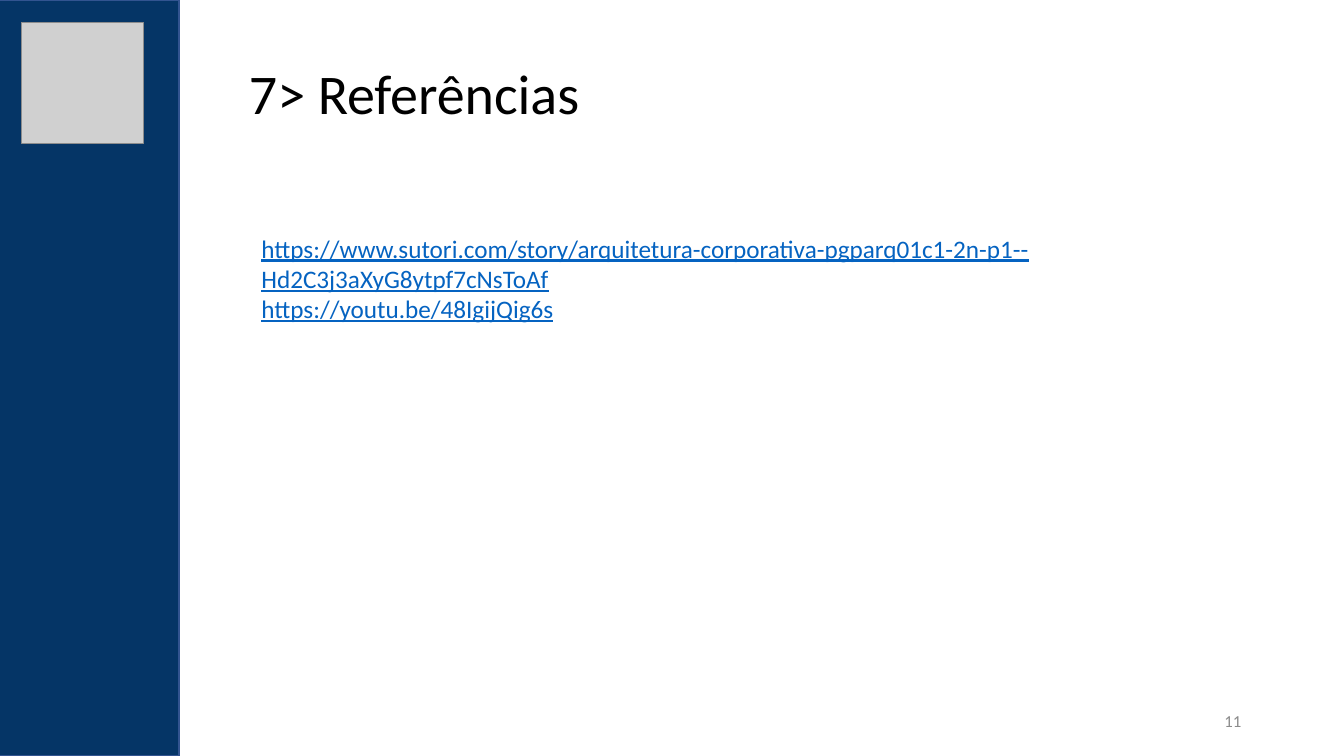
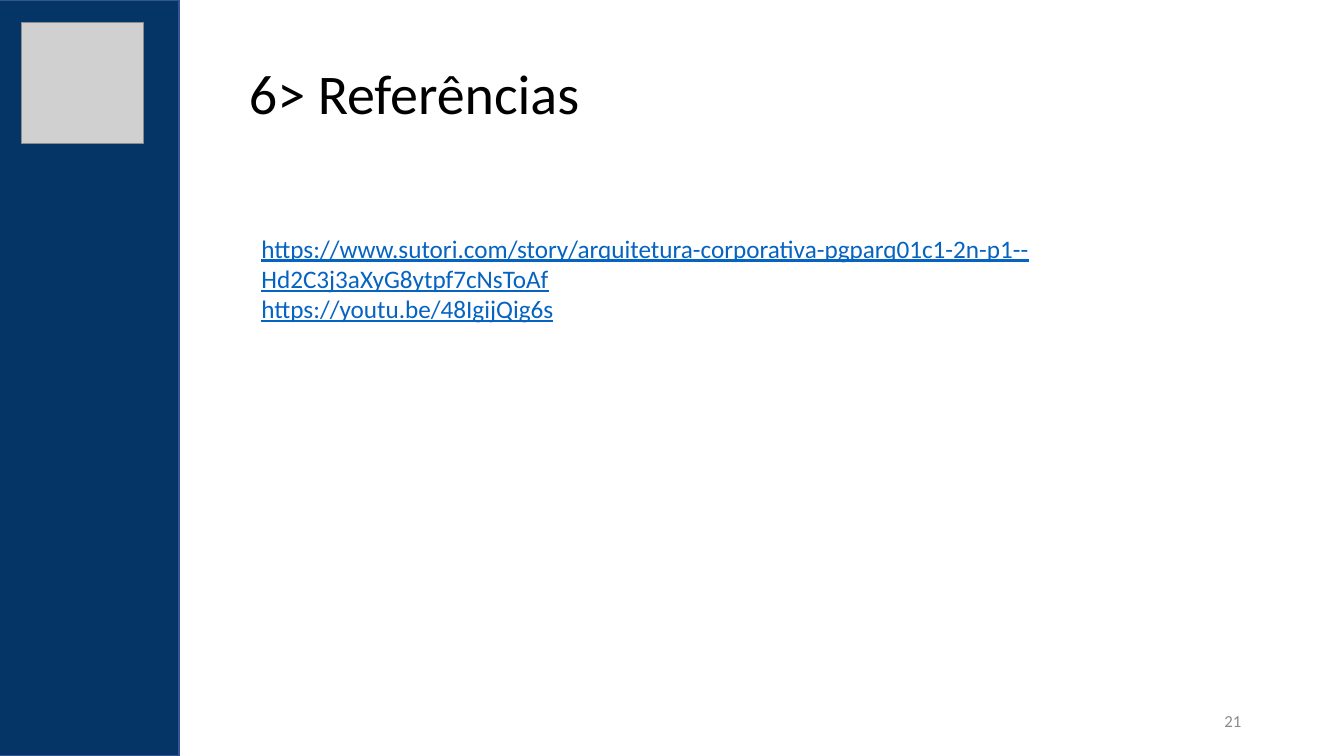
Before and after one commit to rodrigogermano/InfNetArquiteturaCorporativa, a slide deck: slide 21 of Apresentacao/PGPARQ01C1-2N-P1-projeto-final.pptx (slide 11 before the commit). Drawn at 1344x756 pixels with LibreOffice and Linux fonts; fonts in the diff are those of the drawing; grey boxes stand for pictures. Boxes give left, top, right and bottom in pixels: in the first picture for what was removed or moved away, otherwise in the second. Text is boxed around its words. In the diff, an @@ line names an element or a change of style, - is before the commit and + after.

```diff
--- a/Apresentacao/PGPARQ01C1-2N-P1-projeto-final.pptx
+++ b/Apresentacao/PGPARQ01C1-2N-P1-projeto-final.pptx
@@ text at (249, 75, 579, 115): text changed @@
-7> Referências
+6> Referências
@@ page number at (1224, 716, 1241, 727): text changed @@
-11
+21
```
Also in this commit, not shown: 6 other slides changed, 10 slides added, 2 other files.
